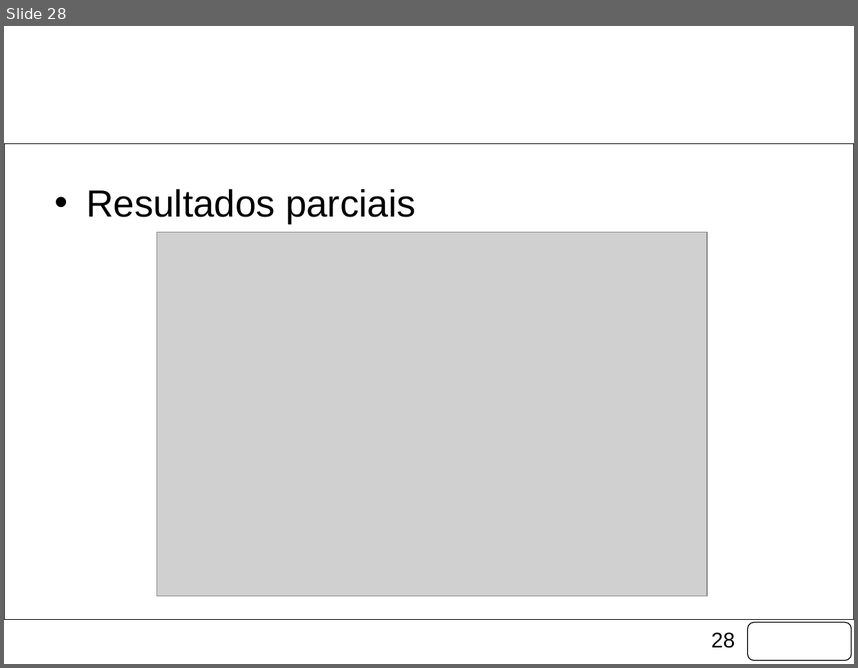
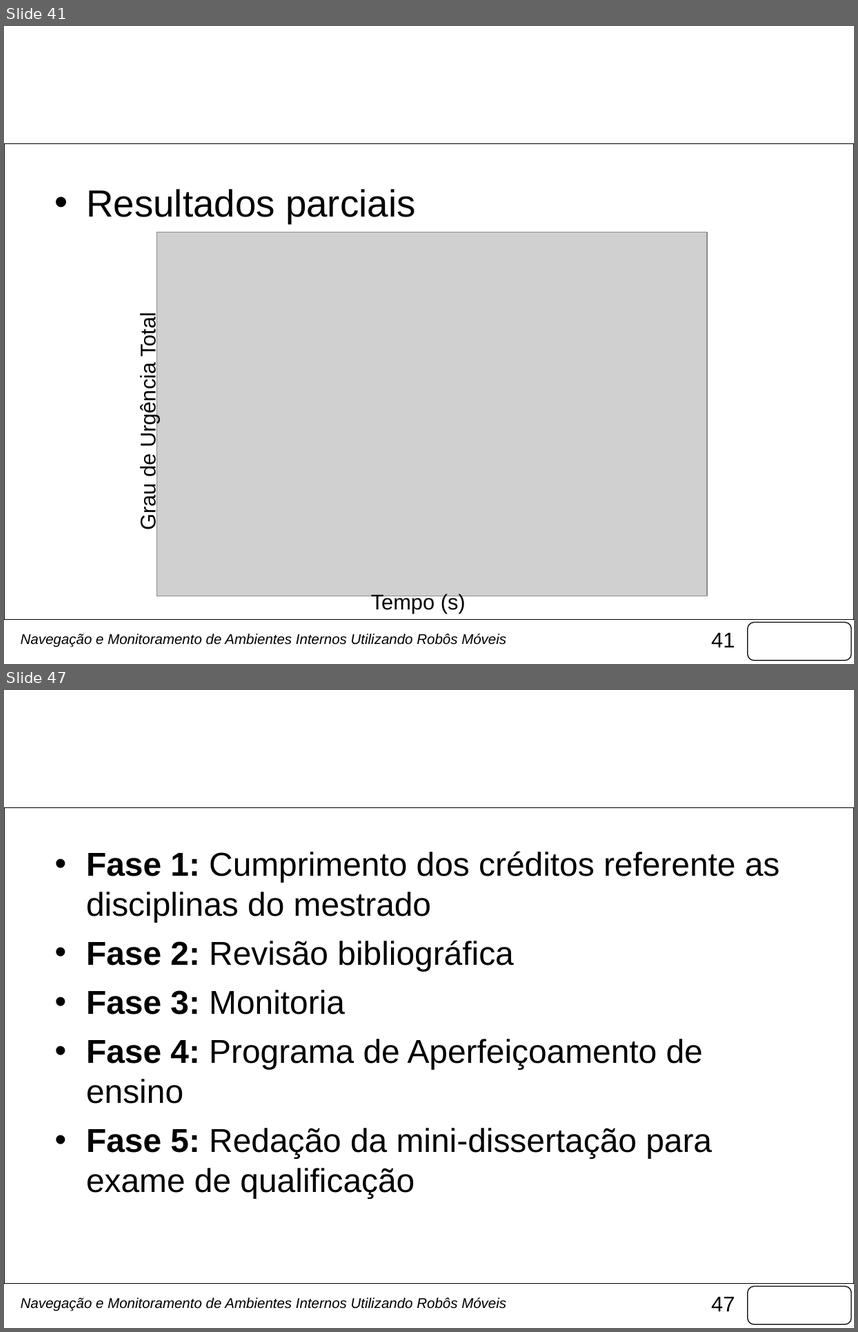
Before and after one commit to fongoses/robo2, a slide deck: documentos/Apresentação Março.pptx. Shown one above the other, each under a label of ours: slide 28 before the commit, slides 41 and 47 after it; the slides between them are not shown. The pictures are 858x668 and 858x1332 pixels, drawn with LibreOffice and Linux fonts; fonts in the diff are those of the drawing; grey boxes stand for pictures; background and template pictures are left out. Boxes give left, top, right and bottom in pixels: in the first picture for what was removed or moved away, otherwise in the second. Text is boxed around its words. In the diff, an @@ line names an element or a change of style, - is before the commit and + after.

```diff
--- a/documentos/Apresentação Março.pptx
+++ b/documentos/Apresentação Março.pptx
@@ slide 47 added at (4,690,854,1328), background picture (left out); not listed: 3 template elements that a slide beside it also shows @@
@@ title added at (47,716,811,821), 44 pt, text #FFFFFF @@
+Atividades
@@ text added at (86,851,780,1198), 28 pt, text #000000 @@
+• Fase 1: Cumprimento dos créditos referente as disciplinas do mestrado
+• Fase 2: Revisão bibliográfica
+• Fase 3: Monitoria
+• Fase 4: Programa de Aperfeiçoamento de ensino
+• Fase 5: Redação da mini-dissertação para exame de qualificação
@@ text added at (21,1297,506,1311), 12 pt, text #000000, italic @@
+Navegação e Monitoramento de Ambientes Internos Utilizando Robôs Móveis
@@ what was slide 28 is now slide 41 @@
@@ slide 41 changed as well @@
@@ text added at (136,316,160,528), 18 pt, text #000000 @@
+Grau de Urgência Total
@@ text added at (371,592,466,612), 18 pt, text #000000 @@
+Tempo (s)
@@ text added at (21,633,506,647), 12 pt, text #000000, italic @@
+Navegação e Monitoramento de Ambientes Internos Utilizando Robôs Móveis
@@ page number at (711,632,735,647): text changed @@
-28
+41
```
Also in this commit, not shown: 22 other slides changed, 25 other slides added, 5 slides removed, 6 other files.
